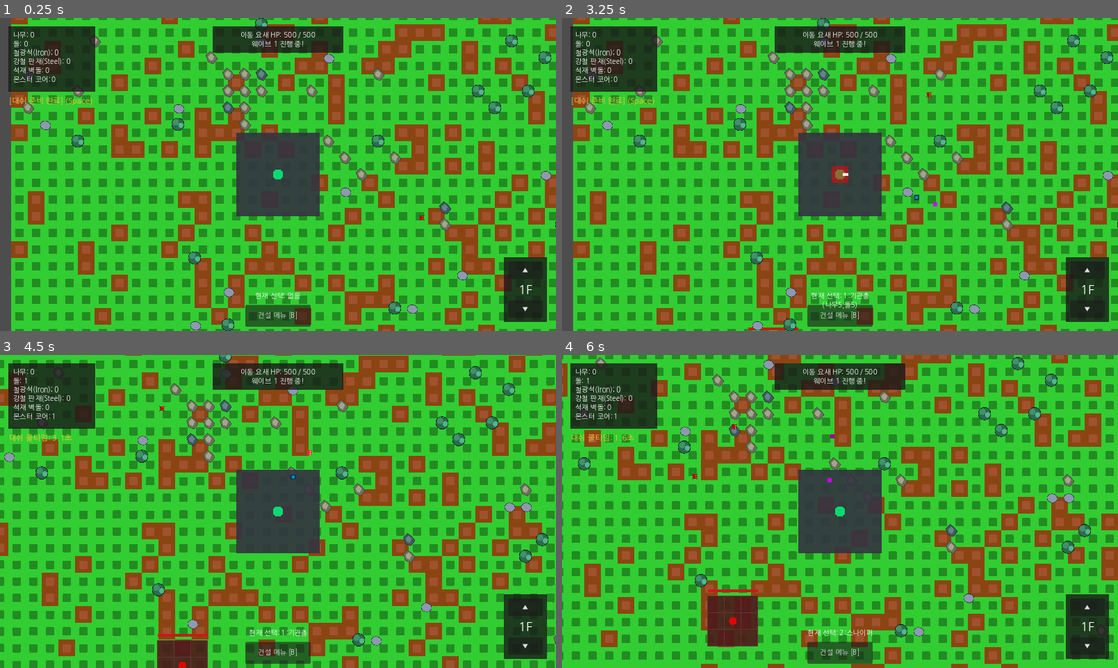
Above: before the commit, frames 1-4 (two rows, left to right).
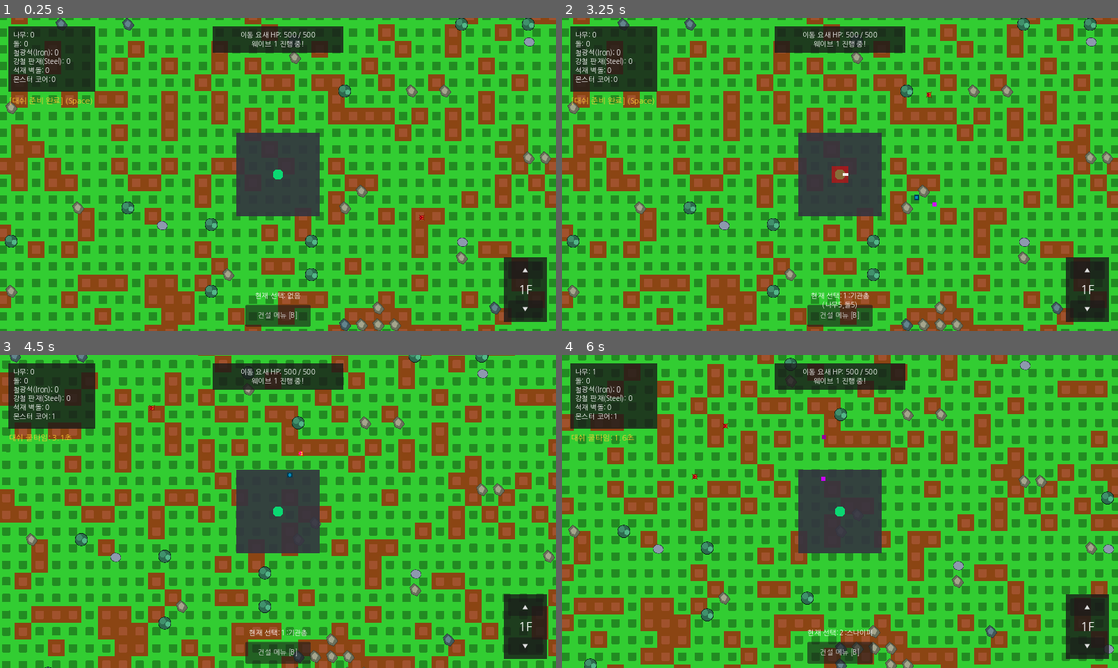
Above: after the commit, the same moments.

Repository: krWebfirewood/nomad-factory
Game: Godot game, scene res://scenes/main.tscn
The game is run twice, just before and just after one commit, with the same random seed, the same clock (stepped at 60 frames per second) and the same inputs.
Inputs (mouse positions are in pixels of both pictures, inside the frame that each line leads up to):
- Up to frame 1 (0.25 s): no input
- Up to frame 2 (3.25 s): click "▲" at 0.5 s; click "▼" at 1.25 s; click "건설 메뉴 [B]" at 2 s; click "1:기관총 (나무5,돌5)" at 2.75 s
- Up to frame 3 (4.5 s): tap Enter at 3.5 s; move the mouse to (400, 495) at 3.52 s; hold Right (ui_right) 3.53-4.28 s; hold Shift 3.53-4.28 s; click (400, 495) at 3.67 s; tap Space at 3.77 s; move the mouse to (166, 527) at 4.27 s; hold Down (ui_down) from 4.28 s (still down); tap 1 at 4.35 s
- Up to frame 4 (6 s): tap Space at 4.52 s; move the mouse to (895, 442) at 5.02 s; release Down (ui_down) at 5.03 s; hold Right (ui_right) 5.03-5.78 s; tap 2 at 5.1 s; move the mouse to (812, 574) at 5.77 s; hold Up (ui_up) from 5.78 s (still down); tap F at 5.85 s; click (812, 574) at 5.92 s

The runs differ from the first frame. In frame 1, 34% of the frame differs, in the area x 0-100%, y 0-100%; in frame 2, 34%; in frame 3, 55%; in frame 4, 56%.

Commit message:
Fix map generation radius and gathering feedback

Diff:
--- a/scripts/main.gd
+++ b/scripts/main.gd
@@ -23,9 +23,9 @@
 			int(floor(float(player_grid_pos.y) / chunk_size))
 		)
 
-		# 플레이어 주변 3x3 청크 로드
-		for cx in range(center_chunk.x - 1, center_chunk.x + 2):
-			for cy in range(center_chunk.y - 1, center_chunk.y + 2):
+		# 플레이어 주변 7x5 청크 로드 (해상도 증가에 대응)
+		for cx in range(center_chunk.x - 3, center_chunk.x + 4):
+			for cy in range(center_chunk.y - 2, center_chunk.y + 3):
 				var chunk_pos = Vector2i(cx, cy)
 				if not loaded_chunks.has(chunk_pos):
 					_load_chunk(chunk_pos)
--- a/scripts/resource_node.gd
+++ b/scripts/resource_node.gd
@@ -3,17 +3,34 @@
 @export var item_name: String = "wood"
 @export var hp: int = 3
 
+var is_gathering = false
+var original_pos = Vector2.ZERO
+
+func _ready():
+	if has_node("Sprite2D"):
+		original_pos = $Sprite2D.position
+
 func gather(player):
+	if is_gathering or hp <= 0: return
+	is_gathering = true
 	hp -= 1
-	print(item_name + " 캐는 중! 남은 체력: ", hp)
-
-	# 시각적 피드백 (깜빡임)
-	$Sprite2D.visible = false
-	await get_tree().create_timer(0.1).timeout
-	if is_instance_valid($Sprite2D):
-		$Sprite2D.visible = true
 
 	if hp <= 0:
-		print(item_name + " 채집 완료!")
 		player.add_item(item_name, 1)
+		$CollisionShape2D.set_deferred("disabled", true)
+		visible = false
 		queue_free()
+		return
+
+	# 시각적 피드백 (하얗게 번쩍이고 살짝 흔들림)
+	if is_instance_valid($Sprite2D):
+		$Sprite2D.modulate = Color(2, 2, 2)
+		$Sprite2D.position = original_pos + Vector2(randf_range(-2, 2), randf_range(-2, 2))
+
+	await get_tree().create_timer(0.15).timeout
+
+	if is_instance_valid($Sprite2D):
+		$Sprite2D.modulate = Color(1, 1, 1)
+		$Sprite2D.position = original_pos
+
+	is_gathering = false
